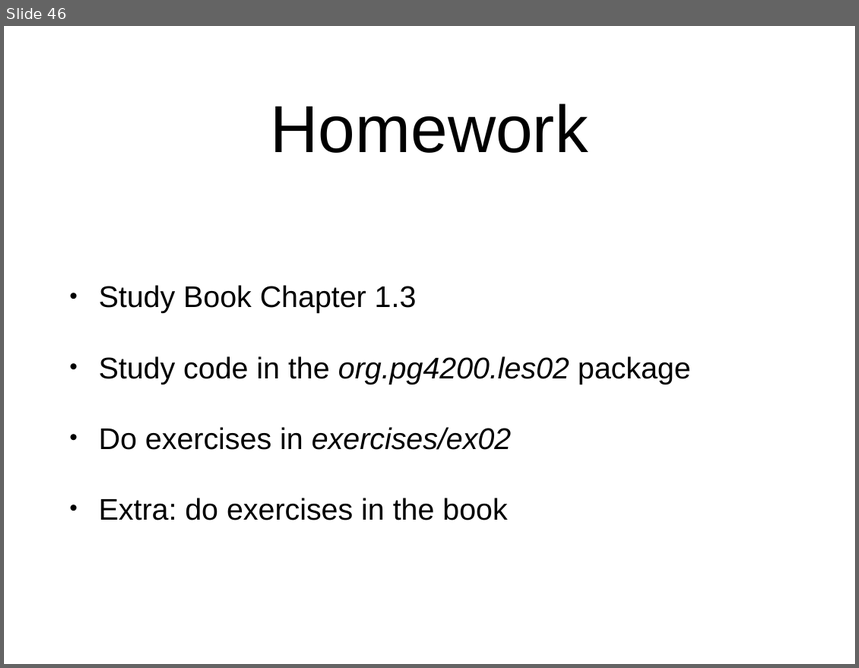
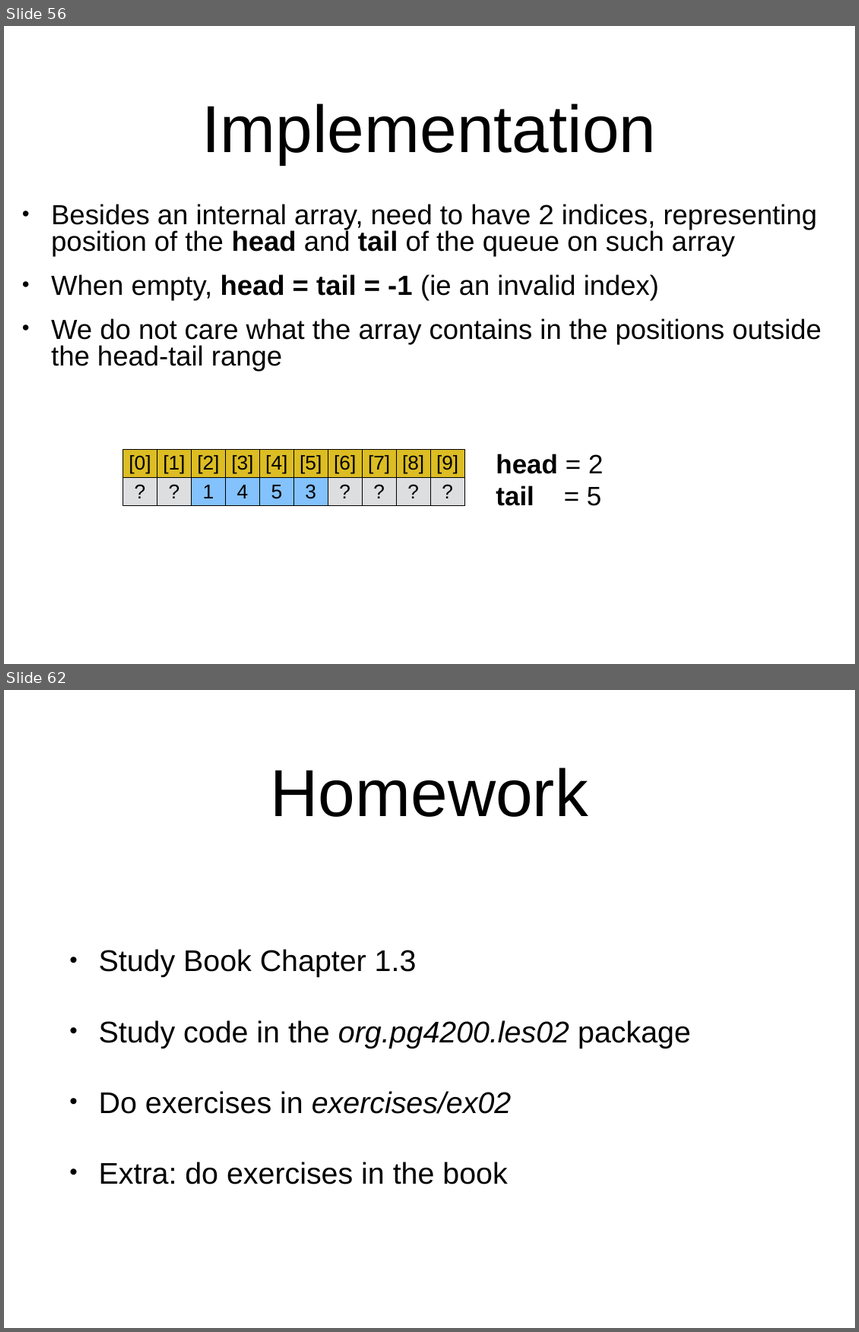
Before and after one commit to arcuri82/algorithms, a slide deck: docs/slides/02/02_stack_queue.pptx. Shown one above the other, each under a label of ours: slide 46 before the commit, slides 56 and 62 after it; the slides between them are not shown. The pictures are 859x668 and 859x1332 pixels, drawn with LibreOffice and Linux fonts; fonts in the diff are those of the drawing. Boxes give left, top, right and bottom in pixels: in the first picture for what was removed or moved away, otherwise in the second. Text is boxed around its words. In the diff, an @@ line names an element or a change of style, - is before the commit and + after.

```diff
--- a/docs/slides/02/02_stack_queue.pptx
+++ b/docs/slides/02/02_stack_queue.pptx
@@ slide 56 added at (4,26,855,664), background #FFFFFF @@
@@ title added at (202,104,657,164), 80 pt, text #000000 @@
+Implementation
@@ text added at (51,204,822,371), 33.3 pt, text #000000 @@
+• Besides an internal array, need to have 2 indices, representing position of the head and tail of the queue on such array
+• When empty, head = tail = -1 (ie an invalid index)
+• We do not care what the array contains in the positions outside the head-tail range
@@ table added at (123,450,465,509), 2 rows, 10 columns @@
+[0] | [1] | [2] | [3] | [4] | [5] | [6] | [7] | [8] | [9]
+? | ? | 1 | 4 | 5 | 3 | ? | ? | ? | ?
@@ text added at (496,454,603,506), 32 pt, text #000000, bold @@
+head = 2
+tail = 5
@@ what was slide 46 is now slide 62 @@
```
Also in this commit, not shown: 4 slides changed, 20 other slides added, 5 slides removed, 2 other files.
